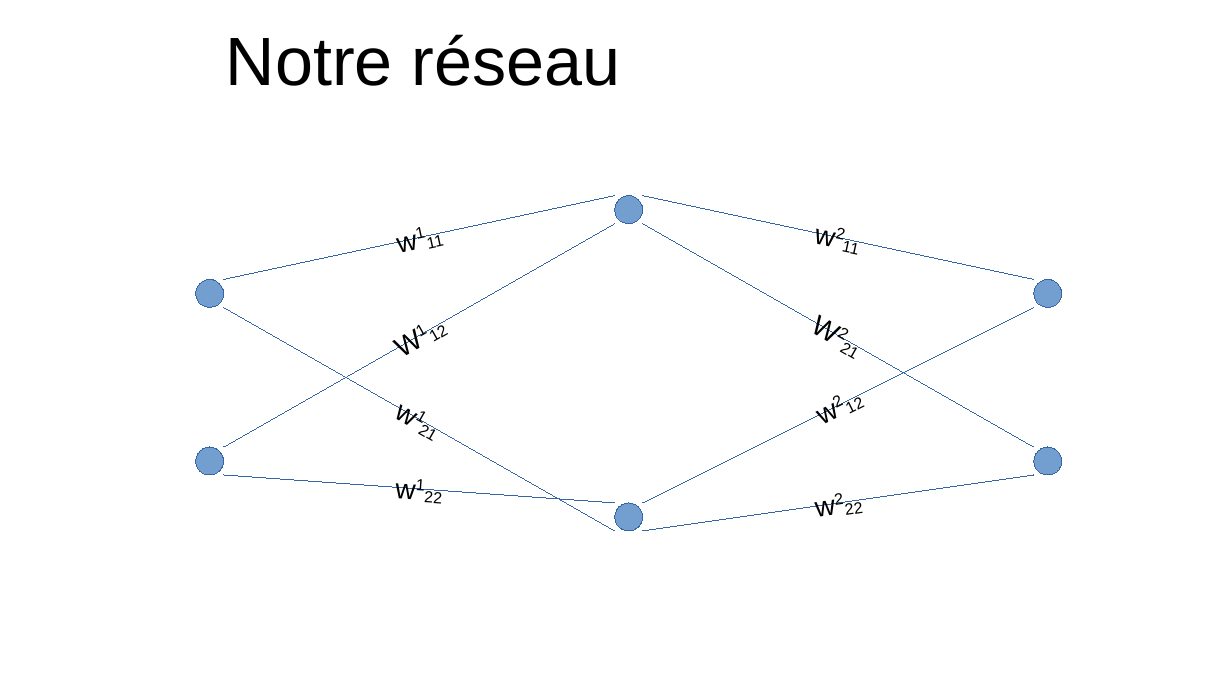
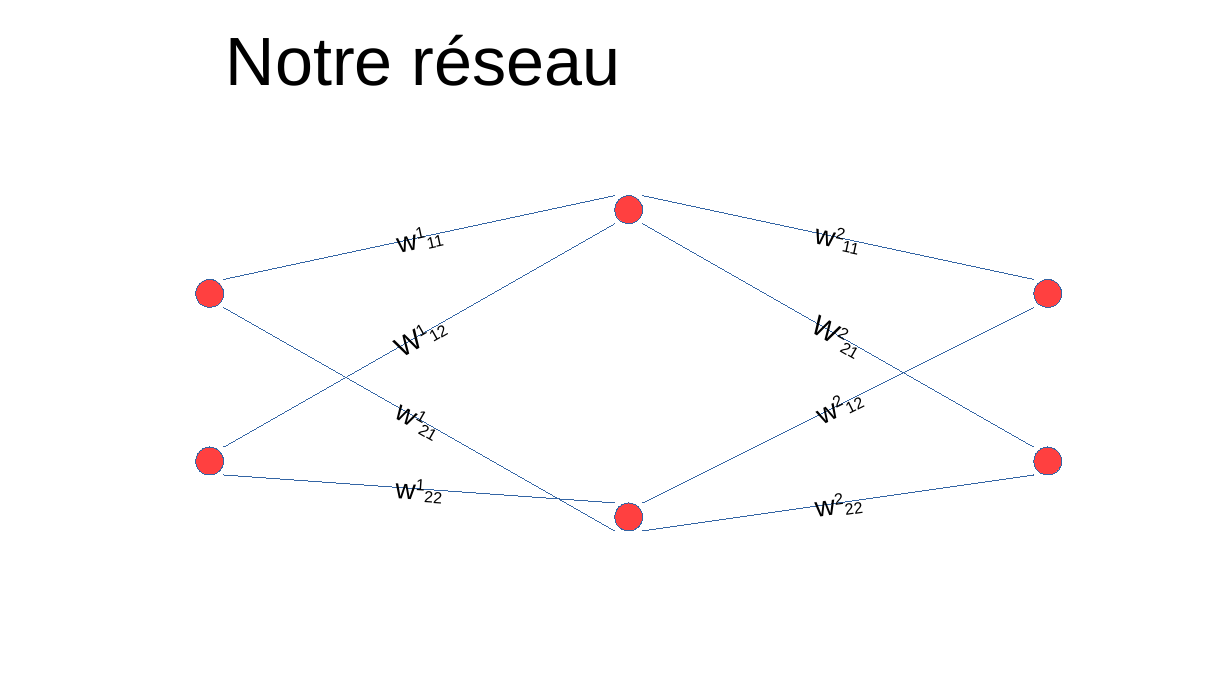
Before and after one commit to Romain-Brg/NN_scheduler_5G, a slide deck: slide 4 of cours_NN.odp (slide 3 before the commit). Drawn at 1232x693 pixels with LibreOffice and Linux fonts; fonts in the diff are those of the drawing. Boxes give left, top, right and bottom in pixels: in the first picture for what was removed or moved away, otherwise in the second. Text is boxed around its words. In the diff, an @@ line names an element or a change of style, - is before the commit and + after.

```diff
--- a/cours_NN.odp
+++ b/cours_NN.odp
@@ fill #729FCF to #FF0000 at 75% opacity in 6 elements at (196, 279, 224, 307), (196, 447, 224, 475), (615, 196, 643, 224), (615, 503, 643, 531), (1034, 279, 1062, 307), (1034, 447, 1062, 475) @@
```
Also in this commit, not shown: 3 other slides changed, 9 slides added, 1 slide removed, 10 other files.
